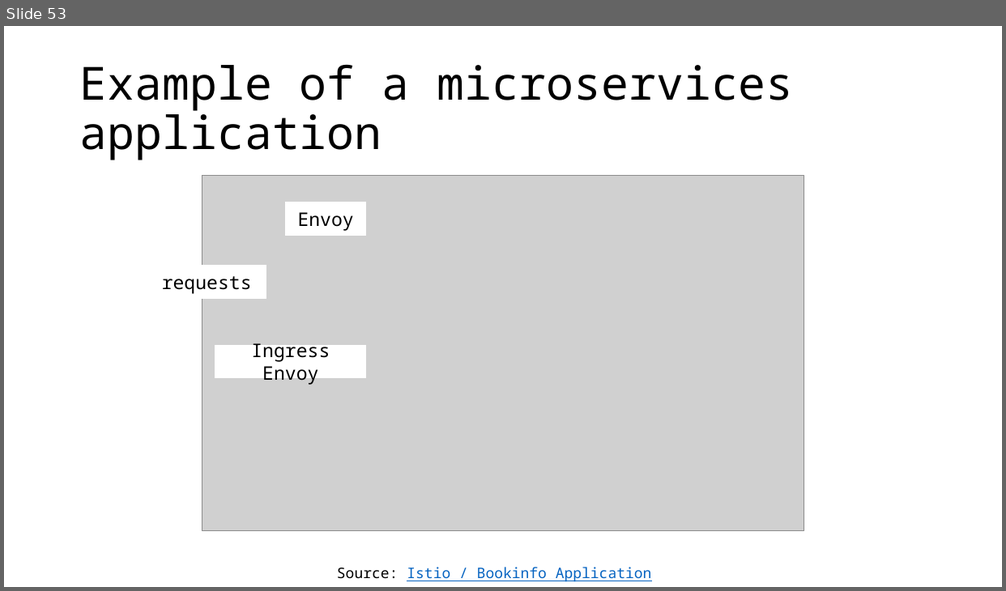
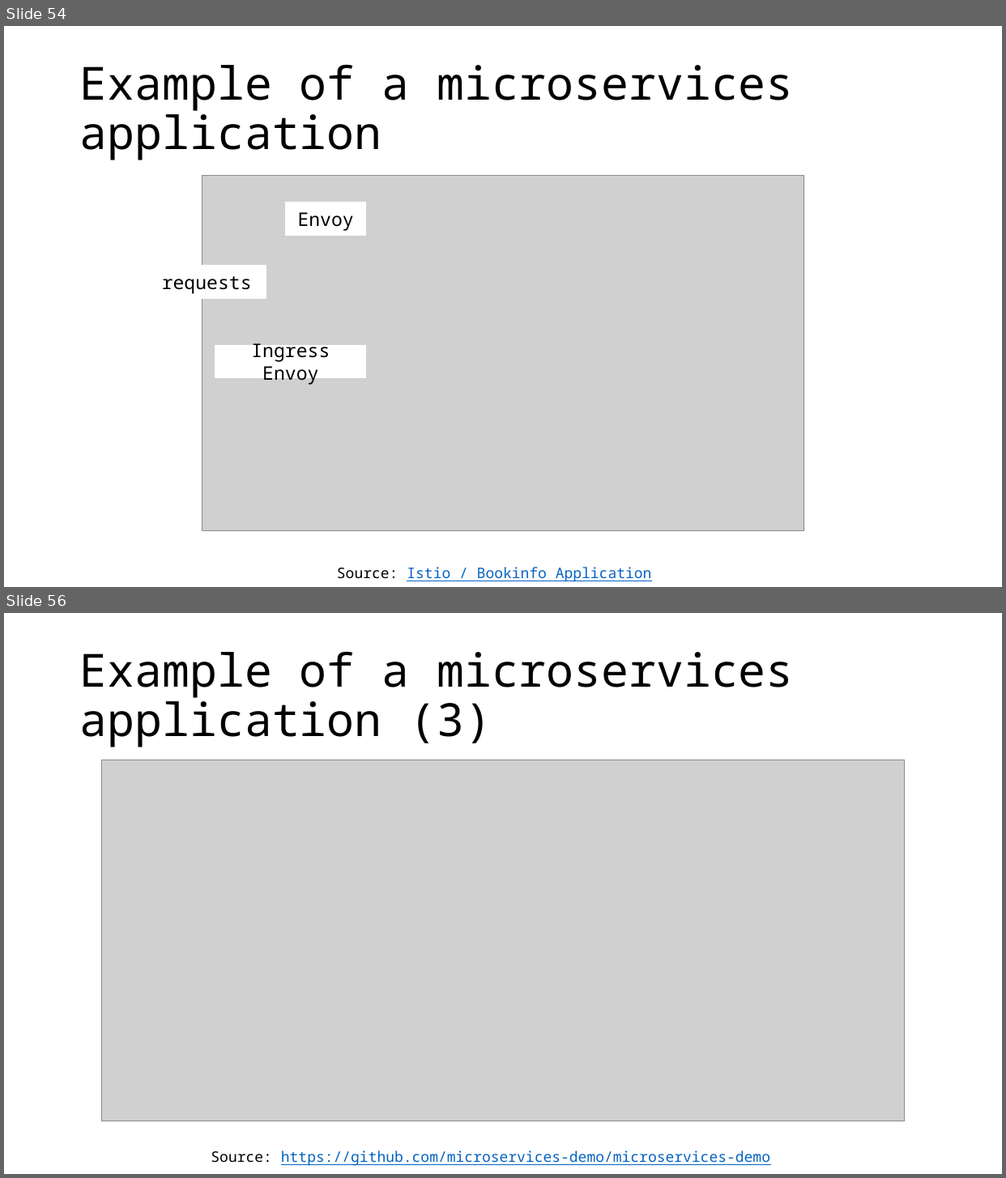
Before and after one commit to leonardopoggiani/Live-migration-Kubernetes-pods, a slide deck: presentazione_tesi.pptx. Shown one above the other, each under a label of ours: slide 53 before the commit, slides 54 and 56 after it; the slides between them are not shown. The pictures are 1006x591 and 1006x1178 pixels, drawn with LibreOffice and Linux fonts; fonts in the diff are those of the drawing; grey boxes stand for pictures. Boxes give left, top, right and bottom in pixels: in the first picture for what was removed or moved away, otherwise in the second. Text is boxed around its words. In the diff, an @@ line names an element or a change of style, - is before the commit and + after.

```diff
--- a/presentazione_tesi.pptx
+++ b/presentazione_tesi.pptx
@@ slide 56 added at box(4, 613, 1002, 1174), background #FFFFFF @@
@@ title added at box(80, 651, 793, 747), 44 pt, text #000000 @@
+Example of a microservices application (3)
@@ picture added at box(101, 760, 904, 1122) @@
@@ text added at box(211, 1151, 770, 1166), 14 pt, text #0563C1, underline @@
+Source: https://github.com/microservices-demo/microservices-demo
@@ what was slide 53 is now slide 54 @@
```
Also in this commit, not shown: 12 slides changed, 36 other slides added, 3 slides removed, 1 other file.
